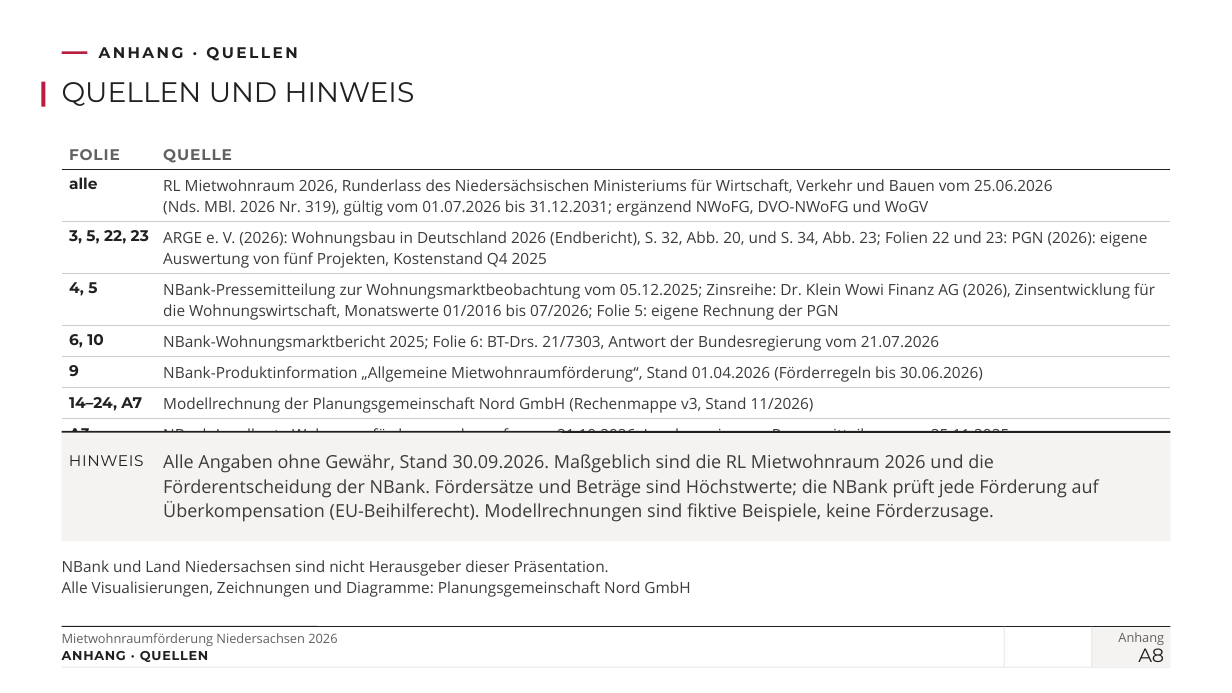
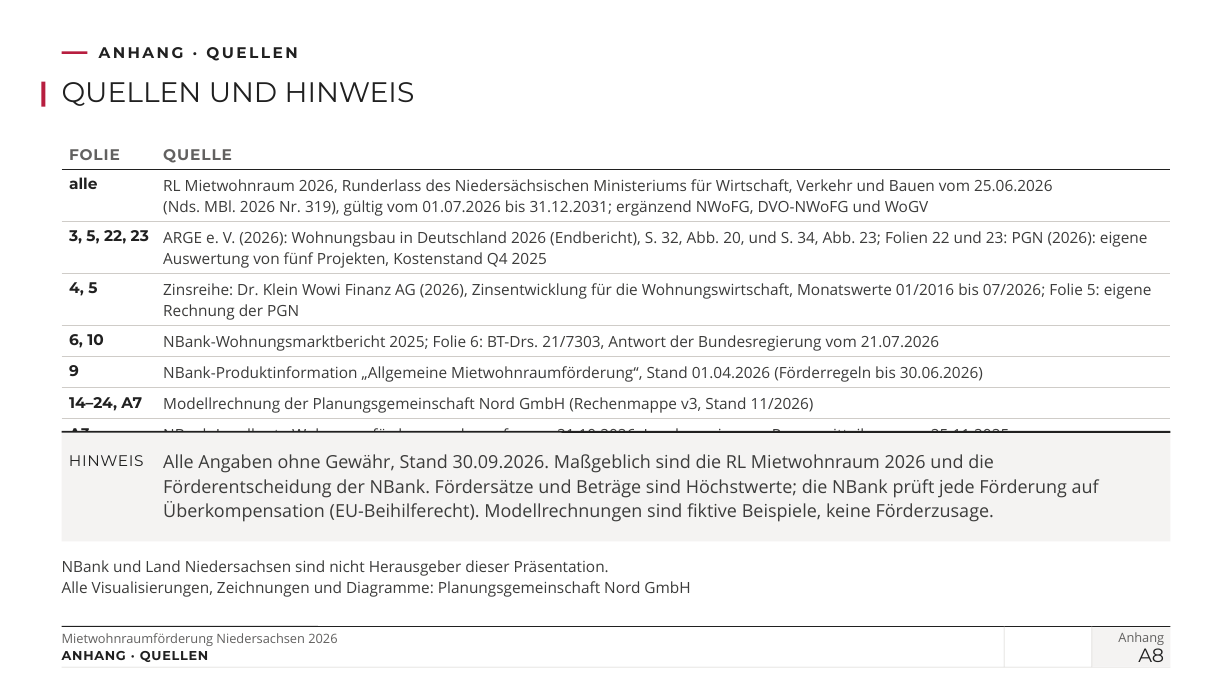
Before and after one commit to vgedaschko/NBank, a slide deck: slide 37 of praesentation/dist/PGN-Mietwohnraumfoerderung-Niedersachsen-2026-Vortrag.pptx. Drawn at 1232x693 pixels with LibreOffice and Linux fonts; fonts in the diff are those of the drawing; background and template pictures are left out. Boxes give left, top, right and bottom in pixels: in the first picture for what was removed or moved away, otherwise in the second. Text is boxed around its words. In the diff, an @@ line names an element or a change of style, - is before the commit and + after.

```diff
--- a/praesentation/dist/PGN-Mietwohnraumfoerderung-Niedersachsen-2026-Vortrag.pptx
+++ b/praesentation/dist/PGN-Mietwohnraumfoerderung-Niedersachsen-2026-Vortrag.pptx
@@ table at (x1=62, y1=139, x2=1171, y2=437) @@
-row 4, column 2: NBank-Pressemitteilung zur Wohnungsmarktbeobachtung vom 05.12.2025; Zinsreihe: Dr. Klein Wowi Finanz AG (2026), Zinsentwicklung für die Wohnungswirtschaft, Monatswerte 01/2016 bis 07/2026; Folie 5: eigene Rechnung der PGN
+row 4, column 2: Zinsreihe: Dr. Klein Wowi Finanz AG (2026), Zinsentwicklung für die Wohnungswirtschaft, Monatswerte 01/2016 bis 07/2026; Folie 5: eigene Rechnung der PGN
```
Also in this commit, not shown: 20 other slides changed, 25 other files.
